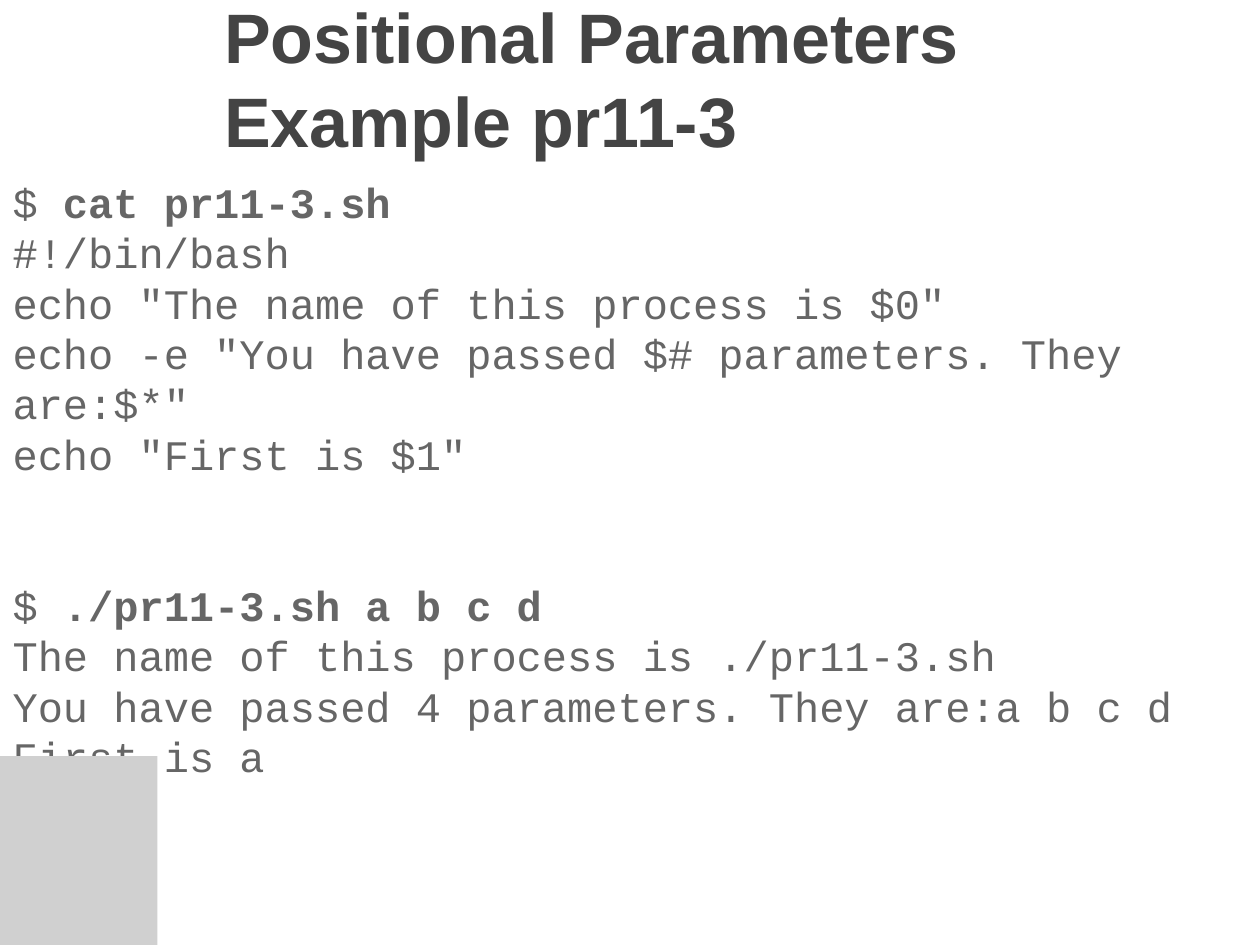
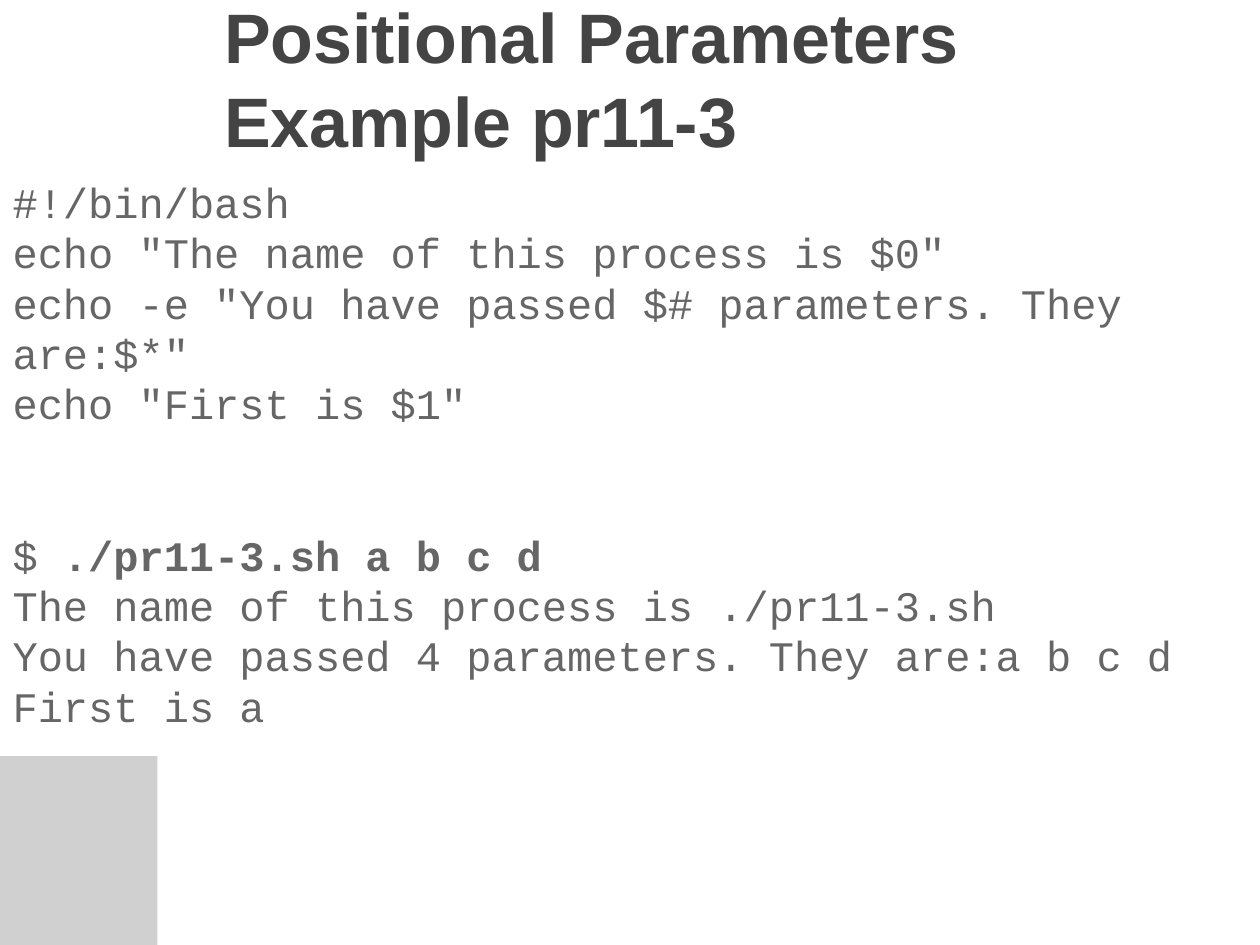
Before and after one commit to jb23lm87/OS-prednasky, a slide deck: slide 6 of LC UNIX/11 Introduction to Shell Scripting.pptx. Drawn at 1260x945 pixels with LibreOffice and Linux fonts; fonts in the diff are those of the drawing; grey boxes stand for pictures. Boxes give left, top, right and bottom in pixels: in the first picture for what was removed or moved away, otherwise in the second. Text is boxed around its words. In the diff, an @@ line names an element or a change of style, - is before the commit and + after.

```diff
--- a/LC UNIX/11 Introduction to Shell Scripting.pptx
+++ b/LC UNIX/11 Introduction to Shell Scripting.pptx
@@ text in free at <box>63,187,391,227</box>: paragraph removed @@
-$ cat pr11-3.sh
```
Also in this commit, not shown: 1 other slide changed, 1 other file.
